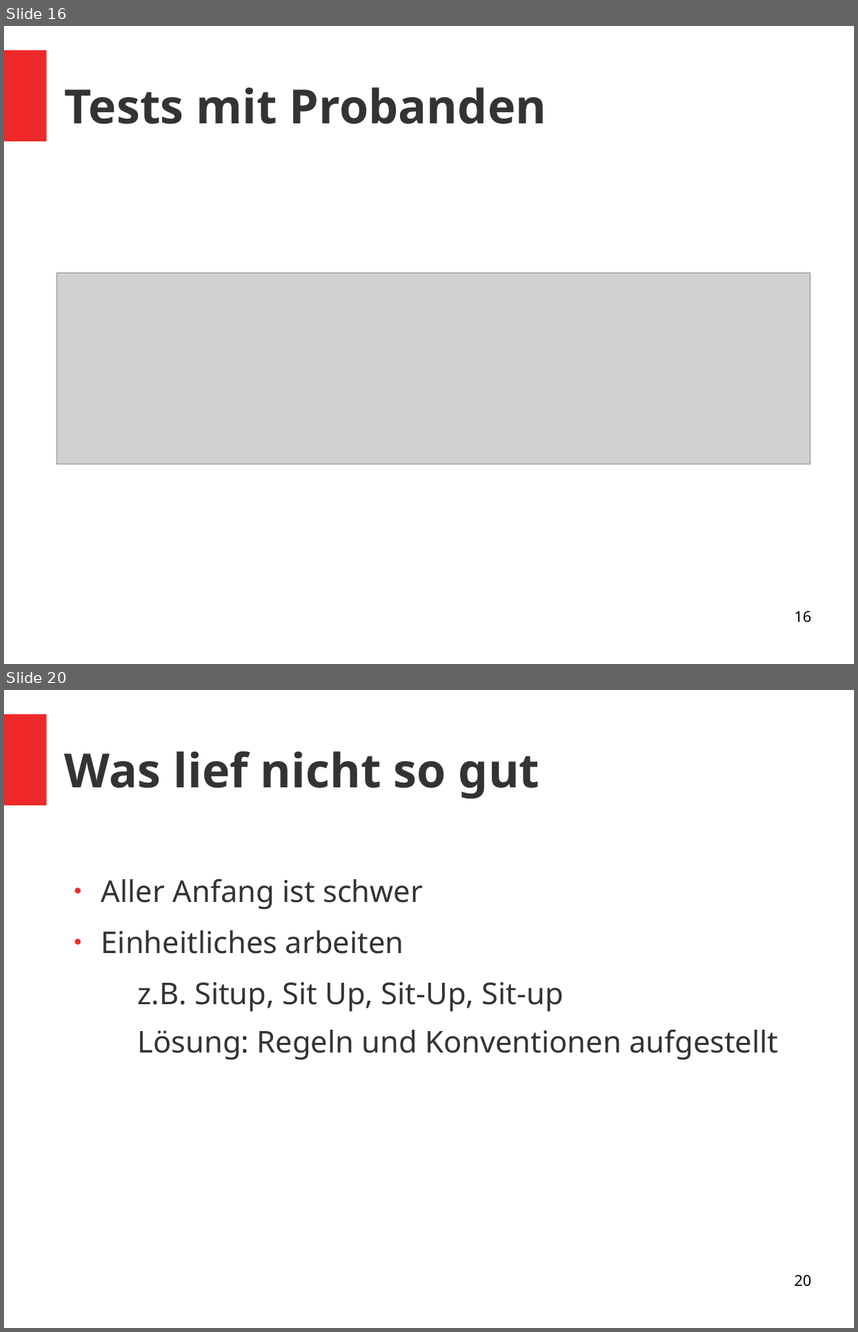
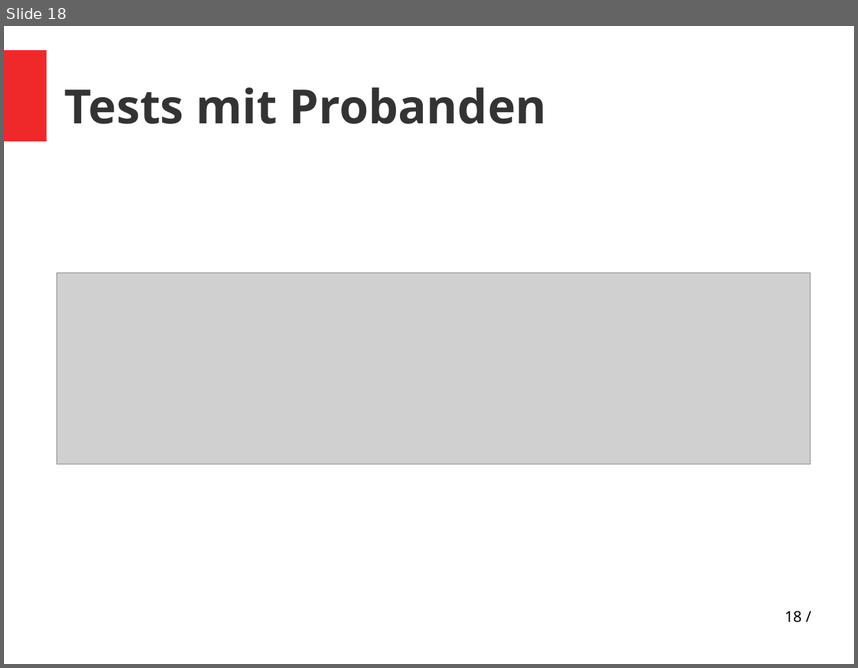
Before and after one commit to vlle1/dokumente-earablesKIT, a slide deck: Abschlusspräsi/Abschlusspräsi.odp. Shown one above the other, each under a label of ours: slides 16 and 20 before the commit, slide 18 after it; the slides between them are not shown. The pictures are 858x1332 and 858x668 pixels, drawn with LibreOffice and Linux fonts; fonts in the diff are those of the drawing; grey boxes stand for pictures. Boxes give left, top, right and bottom in pixels: in the first picture for what was removed or moved away, otherwise in the second. Text is boxed around its words. In the diff, an @@ line names an element or a change of style, - is before the commit and + after.

```diff
--- a/Abschlusspräsi/Abschlusspräsi.odp
+++ b/Abschlusspräsi/Abschlusspräsi.odp
@@ slide 20 removed at <box>4,690,854,1328</box>, background #FFFFFF; not listed: 1 template element that a slide beside it also shows @@
@@ title removed at <box>65,751,540,799</box> @@
-Was lief nicht so gut
@@ text removed at <box>101,878,778,1060</box> @@
-● Aller Anfang ist schwer
-● Einheitliches arbeiten
-  − z.B. Situp, Sit Up, Sit-Up, Sit-up
-  − Lösung: Regeln und Konventionen aufgestellt
@@ page number removed at <box>794,1274,811,1286</box> @@
-20
@@ what was slide 16 is now slide 18 @@
@@ page number at <box>785,610,802,622</box>: text changed @@
-16
+18 /
```
Also in this commit, not shown: 16 other slides changed, 5 slides added, 8 other slides removed.
